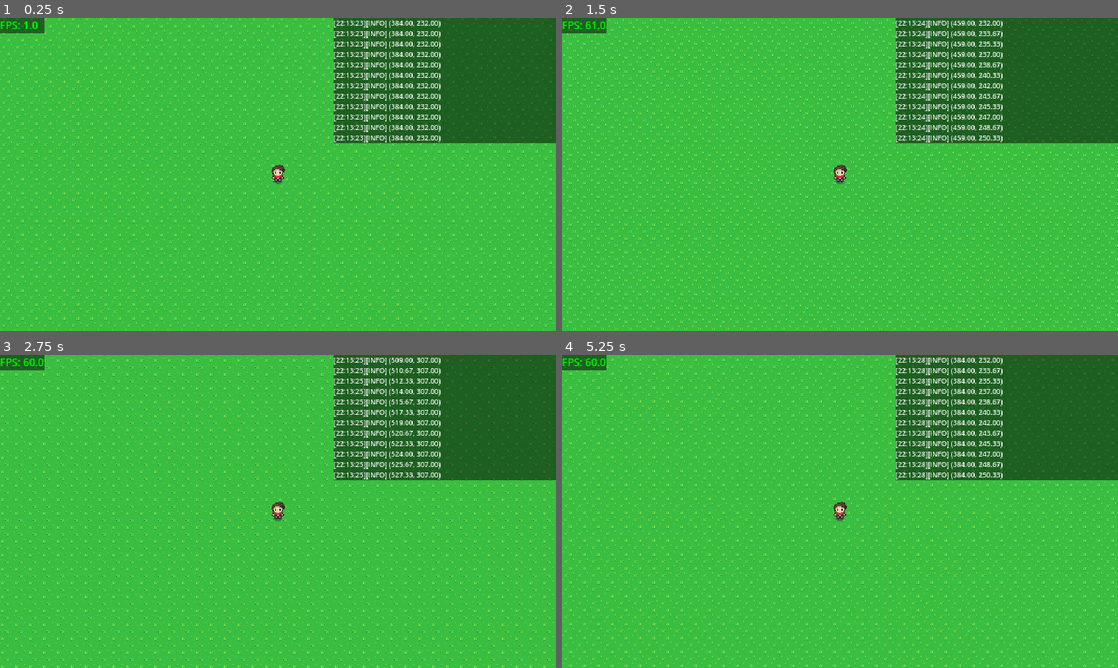
Above: before the commit, frames 1-4 (two rows, left to right).
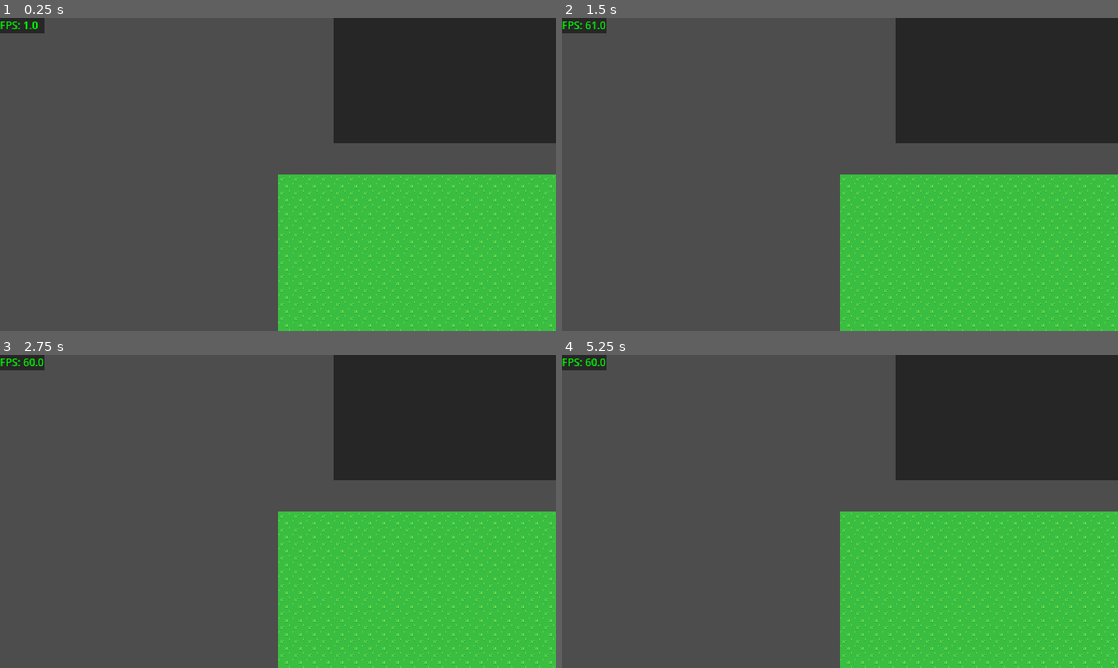
Above: after the commit, the same moments.

Repository: Dinastia-Harzu/un-breve-paseo-por-las-afueras-de-pulkilastia
Game: Godot game, scene res://src/scenes/main.tscn
Two runs of this game, one before a commit and one after it. Both use one fixed random seed, a clock stepped at 60 frames per second and the inputs below.
Inputs:
- Up to frame 1 (0.25 s): no input
- Up to frame 2 (1.5 s): tap Enter (ui_accept) at 0.5, 0.77 s; hold D (move_right) 0.53-1.28 s; tap C at 0.6, 1.35 s; hold S (move_down) from 1.28 s (still down)
- Up to frame 3 (2.75 s): tap Enter (ui_accept) at 1.52 s; release S (move_down) at 2.03 s; hold D (move_right) from 2.03 s (still down); tap C at 2.1 s
- Up to frame 4 (5.25 s): release D (move_right) at 2.78 s; hold W (move_up) 2.78-3.53 s; tap C every 0.75 s from 2.85 to 5.1 s; tap Enter (ui_accept) at 3.02, 3.77, 4.52 s; hold A (move_left) 3.53-5.03 s; hold S (move_down) from 5.03 s (still down)

The runs differ from the first frame. In frame 1, 79% of the frame differs, in the area x 0-100%, y 0-100%; in frame 2, 79%; in frame 3, 79%; in frame 4, 79%.
Error after the commit: Parse Error: Identifier "NodeGroups" not declared in the current scope. (res://src/scripts/player/player.gd:12)

Commit message:
Modificar jugador

Diff:
--- a/src/scripts/player/player.gd
+++ b/src/scripts/player/player.gd
@@ -5,6 +5,11 @@
 @export var speed: float = 100.
 
 @export var sprite: Sprite2D
+@export var remote_transform: RemoteTransform2D
+
+
+func _ready() -> void:
+	add_to_group(NodeGroups.WORLD_ENTITIES)
 
 
 func _physics_process(delta: float) -> void:
@@ -19,6 +24,8 @@
 	else:
 		velocity = velocity.move_toward(Vector2.ZERO, speed)
 
-	Log.info("%.2v" % global_position)
+	move_and_slide()
 
-	move_and_slide()
+
+func assign_camera(camera: Camera2D) -> void:
+	remote_transform.remote_path = camera.get_path()
